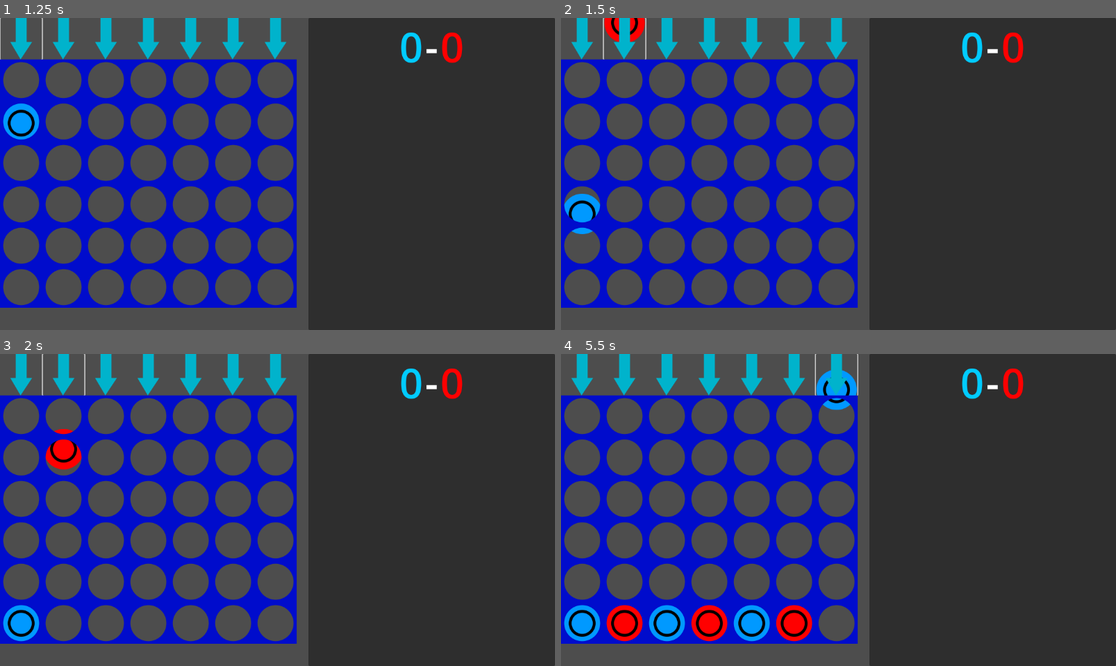
Above: before the commit, frames 1-4 (two rows, left to right).
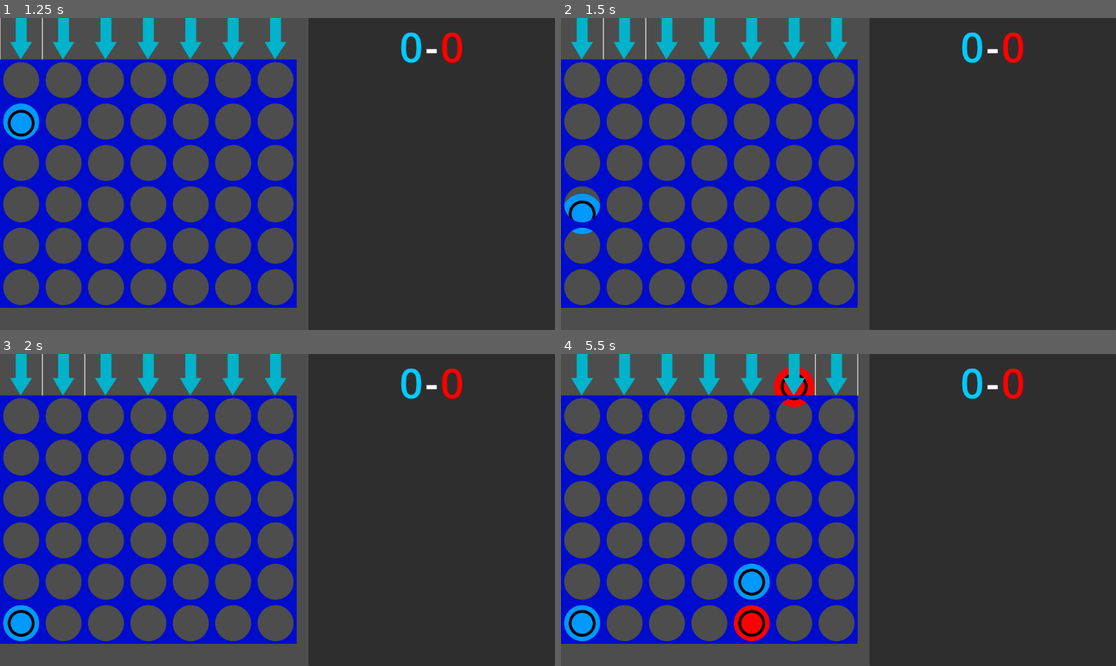
Above: after the commit, the same moments.

Repository: Emarald64/connect-4
Game: Godot game, scene res://scenes/main.tscn
Two runs of this game, one before a commit and one after it. Both use one fixed random seed, a clock stepped at 60 frames per second and the inputs below.
Inputs (mouse positions are in pixels of both pictures, inside the frame that each line leads up to):
- Up to frame 1 (1.25 s): click (22, 39) at 0.5 s
- Up to frame 2 (1.5 s): click (622, 39) at 1.27 s
- Up to frame 3 (2 s): no input
- Up to frame 4 (5.5 s): click (666, 375) at 2.02 s; click (710, 375) at 2.77 s; click (749, 375) at 3.52 s; click (794, 375) at 4.27 s; click (838, 375) at 5.02 s

Frame 1 is identical in both runs. In frame 2, 0.3% of the frame differs, in the area x 7-16%, y 0-8%; in frame 3, 0.5%; in frame 4, 4.6%, in the area x 8-54%, y 4-93%.

Commit message:
added computer player

Diff:
--- /dev/null
+++ b/computer_player.gd
@@ -0,0 +1,50 @@
+class_name ComputerPlayer
+
+enum scoreOutcome {none,blue,red}
+
+static func getMove(board:Array[Array])->int:
+	var scores:Array[int]=[0,0,0,0,0,0,0]
+	for x in range(7):
+		if board[0][x].filled:
+			print(str(x) + " is filled")
+			scores[x]=-2
+		else:
+			var boardCopy=Main.duplicateBoard(board)
+
+			#place piece
+			var row:=0
+			while row<5 and not boardCopy[row+1][x].filled:
+				row+=1
+			boardCopy[row][x].filled=true
+			boardCopy[row][x].red=true
+
+			# If can win this turn play the move
+			if Main.scoreBoard(boardCopy)==scoreOutcome.red:
+				print(str(x)+" will win the the game")
+				return x
+
+			# sumulate oponent moves
+			for x2 in range(7):
+				if not boardCopy[0][x2].filled:
+					var boardCopy2=Main.duplicateBoard(boardCopy)
+
+					#place piece
+					var row2=0
+					while row2<5 and not boardCopy2[row2+1][x2].filled:
+						row2+=1
+					boardCopy2[row2][x2].filled=true
+					boardCopy2[row2][x2].red=false
+					if Main.scoreBoard(boardCopy2)==scoreOutcome.blue:
+						print(str(x)+'will make blue win')
+						scores[x]=-1
+						break
+
+	#Pick randomly
+	print(scores)
+	var choices:Array[int]=[]
+	var minScore=(-1 if scores.all(func(x):return x<0) else 0)
+
+	for i in range(7):
+		if scores[i]==minScore:choices.append(i)
+
+	return choices.pick_random()
--- a/scenes/main.gd
+++ b/scenes/main.gd
@@ -1,9 +1,9 @@
-extends CanvasItem
+class_name Main extends CanvasItem
 
-var slots:=[]
+var slots:Array[Array]=[]
 var currentlyRed:=false
 
-enum scoreOutcome {none,blue,red}
+enum scoreOutcome {none,blue,red,draw}
 
 var redScore:=0
 var blueScore:=0
@@ -22,7 +22,7 @@
 		slots.append(Array())
 		for x in range(7):
 			var slot=preload("res://scenes/slot.tscn").instantiate()
-			slots[y].append(slot)
+			slots[y].append(Slot.new())
 			%Board.add_child(slot)
 
 func moveWithChangingColor(col:int)->void:
@@ -45,7 +45,7 @@
 	add_child(piece)
 	#slots[row][col].get_node('Piece').show()
 	$"Placing Cooldown".start()
-	var score:=scoreBoard()
+	var score:=scoreBoard(slots)
 	if score!=scoreOutcome.none:
 		var time=1+((row*0.175510204082)**0.5)
 		print(time)
@@ -53,14 +53,15 @@
 		if score==scoreOutcome.blue:
 			blueScore+=1
 			%BlueScore.text=str(blueScore)
-		else:
+		elif score==scoreOutcome.red:
 			redScore+=1
 			%RedScore.text=str(redScore)
 		print('reset')
-		clear()
+		clear(score==scoreOutcome.red)
 	return true
 
-func scoreBoard()->scoreOutcome:
+@warning_ignore("shadowed_variable")
+static func scoreBoard(slots:Array[Array])->scoreOutcome:
 	#Verticals
 	for y in range(3):
 		for x in range(7):
@@ -84,9 +85,16 @@
 		for x in range(4):
 			if slots[y][x+3].red==slots[y+1][x+2].red and slots[y][x+3].red==slots[y+2][x+1].red and slots[y][x+3].red==slots[y+3][x].red and slots[y+3][x].filled and slots[y+2][x+1].filled and slots[y+1][x+2].filled and slots[y][x+3].filled:
 				return scoreOutcome.red if slots[y][x].red else scoreOutcome.blue
-	return scoreOutcome.none
 
-func clear()->void:
+	# draws
+	var willDraw=true
+	for x in range(7):
+		if not slots[0][x].filled:
+			willDraw=false
+
+	return scoreOutcome.draw if willDraw else scoreOutcome.none
+
+func clear(computerPlay:bool)->void:
 	$ClearTimer.start()
 	$StaticBody2D.set_collision_layer_value(1,false)
 	await $ClearTimer.timeout
@@ -94,3 +102,22 @@
 	for y in range(6):
 		for x in range(7):
 			slots[y][x].filled=false
+	if computerPlay:
+		currentlyRed=true
+		moveWithChangingColor(ComputerPlayer.getMove(slots))
+
+
+func cooldownEnded() -> void:
+	print('making computer move')
+	if currentlyRed:
+		var computerMove=ComputerPlayer.getMove(slots)
+		print("computer move"+str(computerMove))
+		moveWithChangingColor(computerMove)
+
+static func duplicateBoard(board:Array[Array]) -> Array[Array]:
+	var newBoard:Array[Array]=[]
+	for y in range(6):
+		newBoard.append(Array())
+		for x in range(7):
+			newBoard[y].append(board[y][x].duplicate())
+	return newBoard
--- a/scenes/main.tscn
+++ b/scenes/main.tscn
@@ -67,9 +67,11 @@
 shape = SubResource("RectangleShape2D_o5qli")
 
 [node name="Placing Cooldown" type="Timer" parent="."]
-wait_time = 0.25
+wait_time = 1.5
 one_shot = true
 
 [node name="ClearTimer" type="Timer" parent="."]
 wait_time = 3.0
 one_shot = true
+
+[connection signal="timeout" from="Placing Cooldown" to="." method="cooldownEnded"]
--- a/scenes/slot.gd
+++ b/scenes/slot.gd
@@ -1,7 +1,12 @@
-extends TextureRect
+class_name Slot
 
 var filled:=false
-var red:bool
+var red:=false
 
-func _ready() -> void:
-	pass
+@warning_ignore("shadowed_variable")
+func _init(filled:=false,red:=false) -> void:
+	self.filled=filled
+	self.red=red
+
+func duplicate() -> Slot:
+	return Slot.new(filled,red)
--- a/scenes/slot.tscn
+++ b/scenes/slot.tscn
@@ -1,7 +1,6 @@
-[gd_scene load_steps=5 format=3 uid="uid://cd4lkj6mmsiud"]
+[gd_scene load_steps=4 format=3 uid="uid://cd4lkj6mmsiud"]
 
 [ext_resource type="Texture2D" uid="uid://b3fa5nj5dppjm" path="res://assets/slot.svg" id="1_4v6ba"]
-[ext_resource type="Script" uid="uid://dmyrx2mpsowu0" path="res://scenes/slot.gd" id="2_ic0fu"]
 [ext_resource type="Texture2D" uid="uid://wjf0y7l1aa88" path="res://assets/piece.svg" id="3_vqyee"]
 
 [sub_resource type="RectangleShape2D" id="RectangleShape2D_vqyee"]
@@ -11,7 +10,6 @@
 offset_right = 64.0
 offset_bottom = 64.0
 texture = ExtResource("1_4v6ba")
-script = ExtResource("2_ic0fu")
 
 [node name="Piece" type="TextureRect" parent="."]
 visible = false
Not shown, added: computer_player.gd.uid
Not shown, changed: readme.md
